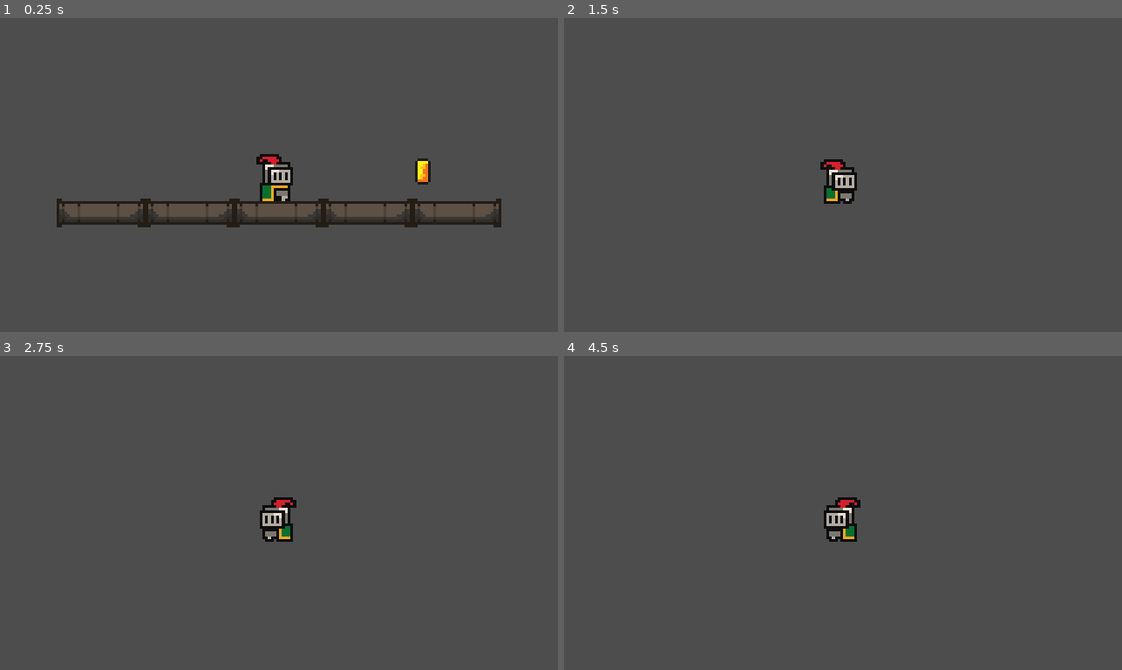
Above: before the commit, frames 1-4 (two rows, left to right).
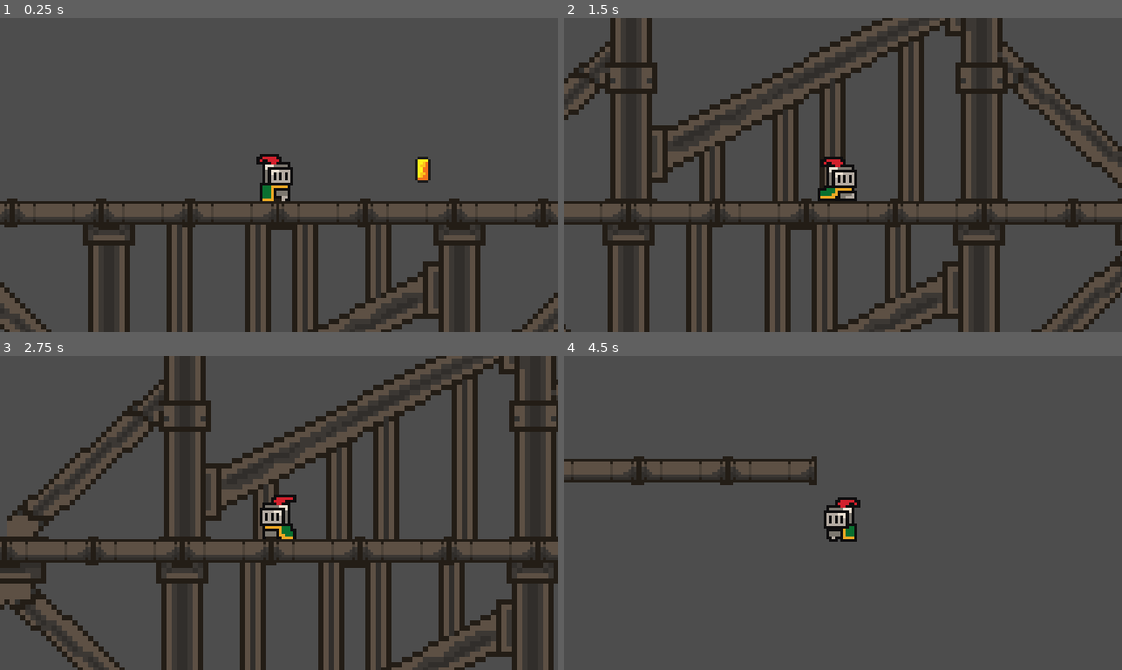
Above: after the commit, the same moments.

Repository: rkywsa/FemboyParty
Game: Godot game, scene res://Graphics/level.tscn
Same seed, same stepped clock (60 frames per second), same inputs: the game is played once before the commit and once after it.
Inputs:
- Up to frame 1 (0.25 s): no input
- Up to frame 2 (1.5 s): tap Enter (ui_accept) at 0.5, 0.77 s; hold Right (ui_right) from 0.53 s (still down)
- Up to frame 3 (2.75 s): tap Enter (ui_accept) at 1.52 s; release Right (ui_right) at 2.03 s; hold Left (ui_left) from 2.03 s (still down)
- Up to frame 4 (4.5 s): release Left (ui_left) at 2.78 s; hold Right (ui_right) 2.78-4.28 s; tap Enter (ui_accept) at 3.02, 3.77 s; hold Left (ui_left) from 4.28 s (still down)

The runs differ from the first frame. In frame 1, 13% of the frame differs, in the area x 0-100%, y 44-100%; in frame 2, 32%; in frame 3, 32%, in the area x 0-100%, y 0-100%; in frame 4, 1.9%.

Commit message:
Map created

Diff:
--- a/Graphics/level.tscn
+++ b/Graphics/level.tscn
@@ -3,6 +3,7 @@
 [ext_resource type="PackedScene" uid="uid://bp7sg0q7nbx2u" path="res://PlayerInteraction/player.tscn" id="1_gcbfm"]
 [ext_resource type="Texture2D" uid="uid://darh6n7n7cskf" path="res://assets/sprites/platforms1.png" id="2_gcbfm"]
 [ext_resource type="PackedScene" uid="uid://6mn14fnkpghg" path="res://GameInteraction/coin.tscn" id="3_x4jqn"]
+[ext_resource type="Texture2D" uid="uid://moyfgbpoghqa" path="res://assets/sprites/pipe_support.png" id="4_ruodb"]
 
 [sub_resource type="TileSetAtlasSource" id="TileSetAtlasSource_gcbfm"]
 texture = ExtResource("2_gcbfm")
@@ -24,7 +25,7 @@
 [node name="Pipes" type="Node2D" parent="." unique_id=137251326]
 
 [node name="Pipe" type="Sprite2D" parent="Pipes" unique_id=2087773064]
-position = Vector2(0, 206)
+position = Vector2(16, 206.5)
 texture = ExtResource("2_gcbfm")
 
 [node name="StaticBody2D" type="StaticBody2D" parent="Pipes/Pipe" unique_id=2025198236]
@@ -33,7 +34,7 @@
 shape = SubResource("RectangleShape2D_4kxuq")
 
 [node name="Pipe2" type="Sprite2D" parent="Pipes" unique_id=789794087]
-position = Vector2(34, 206)
+position = Vector2(50, 206.5)
 texture = ExtResource("2_gcbfm")
 
 [node name="StaticBody2D" type="StaticBody2D" parent="Pipes/Pipe2" unique_id=1964449649]
@@ -42,7 +43,7 @@
 shape = SubResource("RectangleShape2D_4kxuq")
 
 [node name="Pipe3" type="Sprite2D" parent="Pipes" unique_id=387644546]
-position = Vector2(68, 206)
+position = Vector2(84, 206.5)
 texture = ExtResource("2_gcbfm")
 
 [node name="StaticBody2D" type="StaticBody2D" parent="Pipes/Pipe3" unique_id=1298463355]
@@ -50,25 +51,217 @@
 [node name="CollisionShape2D" type="CollisionShape2D" parent="Pipes/Pipe3/StaticBody2D" unique_id=1668593185]
 shape = SubResource("RectangleShape2D_4kxuq")
 
-[node name="Pipe4" type="Sprite2D" parent="Pipes" unique_id=1703554218]
-position = Vector2(-68, 206)
-texture = ExtResource("2_gcbfm")
-
-[node name="StaticBody2D" type="StaticBody2D" parent="Pipes/Pipe4" unique_id=1284872099]
-
-[node name="CollisionShape2D" type="CollisionShape2D" parent="Pipes/Pipe4/StaticBody2D" unique_id=908333508]
-shape = SubResource("RectangleShape2D_4kxuq")
-
-[node name="Pipe5" type="Sprite2D" parent="Pipes" unique_id=1928976725]
-position = Vector2(-34, 206)
-texture = ExtResource("2_gcbfm")
-
-[node name="StaticBody2D" type="StaticBody2D" parent="Pipes/Pipe5" unique_id=830101332]
-
-[node name="CollisionShape2D" type="CollisionShape2D" parent="Pipes/Pipe5/StaticBody2D" unique_id=914843938]
+[node name="Pipe6" type="Sprite2D" parent="Pipes" unique_id=1504773490]
+position = Vector2(118, 206.5)
+texture = ExtResource("2_gcbfm")
+
+[node name="StaticBody2D" type="StaticBody2D" parent="Pipes/Pipe6" unique_id=1730984650]
+
+[node name="CollisionShape2D" type="CollisionShape2D" parent="Pipes/Pipe6/StaticBody2D" unique_id=1485354788]
+shape = SubResource("RectangleShape2D_4kxuq")
+
+[node name="Pipe7" type="Sprite2D" parent="Pipes" unique_id=188427774]
+position = Vector2(152, 206.5)
+texture = ExtResource("2_gcbfm")
+
+[node name="StaticBody2D" type="StaticBody2D" parent="Pipes/Pipe7" unique_id=685407259]
+
+[node name="CollisionShape2D" type="CollisionShape2D" parent="Pipes/Pipe7/StaticBody2D" unique_id=2078911811]
+shape = SubResource("RectangleShape2D_4kxuq")
+
+[node name="Pipe8" type="Sprite2D" parent="Pipes" unique_id=1684065725]
+position = Vector2(186, 206.5)
+texture = ExtResource("2_gcbfm")
+
+[node name="StaticBody2D" type="StaticBody2D" parent="Pipes/Pipe8" unique_id=1899535666]
+
+[node name="CollisionShape2D" type="CollisionShape2D" parent="Pipes/Pipe8/StaticBody2D" unique_id=27086198]
+shape = SubResource("RectangleShape2D_4kxuq")
+
+[node name="Pipe4" type="Sprite2D" parent="Pipes" unique_id=1656823594]
+position = Vector2(-187, 206.5)
+texture = ExtResource("2_gcbfm")
+
+[node name="StaticBody2D" type="StaticBody2D" parent="Pipes/Pipe4" unique_id=1056967318]
+
+[node name="CollisionShape2D" type="CollisionShape2D" parent="Pipes/Pipe4/StaticBody2D" unique_id=2021490711]
+shape = SubResource("RectangleShape2D_4kxuq")
+
+[node name="Pipe5" type="Sprite2D" parent="Pipes" unique_id=368033058]
+position = Vector2(-153, 206.5)
+texture = ExtResource("2_gcbfm")
+
+[node name="StaticBody2D" type="StaticBody2D" parent="Pipes/Pipe5" unique_id=451311343]
+
+[node name="CollisionShape2D" type="CollisionShape2D" parent="Pipes/Pipe5/StaticBody2D" unique_id=1652618097]
+shape = SubResource("RectangleShape2D_4kxuq")
+
+[node name="Pipe9" type="Sprite2D" parent="Pipes" unique_id=1584804114]
+position = Vector2(-119, 206.5)
+texture = ExtResource("2_gcbfm")
+
+[node name="StaticBody2D" type="StaticBody2D" parent="Pipes/Pipe9" unique_id=359230701]
+
+[node name="CollisionShape2D" type="CollisionShape2D" parent="Pipes/Pipe9/StaticBody2D" unique_id=453984340]
+shape = SubResource("RectangleShape2D_4kxuq")
+
+[node name="Pipe10" type="Sprite2D" parent="Pipes" unique_id=1660069279]
+position = Vector2(-85, 206.5)
+texture = ExtResource("2_gcbfm")
+
+[node name="StaticBody2D" type="StaticBody2D" parent="Pipes/Pipe10" unique_id=1250533612]
+
+[node name="CollisionShape2D" type="CollisionShape2D" parent="Pipes/Pipe10/StaticBody2D" unique_id=96144483]
+shape = SubResource("RectangleShape2D_4kxuq")
+
+[node name="Pipe11" type="Sprite2D" parent="Pipes" unique_id=1196324681]
+position = Vector2(-51, 206.5)
+texture = ExtResource("2_gcbfm")
+
+[node name="StaticBody2D" type="StaticBody2D" parent="Pipes/Pipe11" unique_id=1375357333]
+
+[node name="CollisionShape2D" type="CollisionShape2D" parent="Pipes/Pipe11/StaticBody2D" unique_id=113709125]
+shape = SubResource("RectangleShape2D_4kxuq")
+
+[node name="Pipe12" type="Sprite2D" parent="Pipes" unique_id=2112589171]
+position = Vector2(-17, 206.5)
+texture = ExtResource("2_gcbfm")
+
+[node name="StaticBody2D" type="StaticBody2D" parent="Pipes/Pipe12" unique_id=2473638]
+
+[node name="CollisionShape2D" type="CollisionShape2D" parent="Pipes/Pipe12/StaticBody2D" unique_id=432044870]
+shape = SubResource("RectangleShape2D_4kxuq")
+
+[node name="Pipe13" type="Sprite2D" parent="Pipes" unique_id=1913636351]
+position = Vector2(423, 206.5)
+texture = ExtResource("2_gcbfm")
+
+[node name="StaticBody2D" type="StaticBody2D" parent="Pipes/Pipe13" unique_id=665064924]
+
+[node name="CollisionShape2D" type="CollisionShape2D" parent="Pipes/Pipe13/StaticBody2D" unique_id=1122797883]
+shape = SubResource("RectangleShape2D_4kxuq")
+
+[node name="Pipe14" type="Sprite2D" parent="Pipes" unique_id=1311797280]
+position = Vector2(457, 206.5)
+texture = ExtResource("2_gcbfm")
+
+[node name="StaticBody2D" type="StaticBody2D" parent="Pipes/Pipe14" unique_id=1015844225]
+
+[node name="CollisionShape2D" type="CollisionShape2D" parent="Pipes/Pipe14/StaticBody2D" unique_id=1032590844]
+shape = SubResource("RectangleShape2D_4kxuq")
+
+[node name="Pipe15" type="Sprite2D" parent="Pipes" unique_id=1750062199]
+position = Vector2(491, 206.5)
+texture = ExtResource("2_gcbfm")
+
+[node name="StaticBody2D" type="StaticBody2D" parent="Pipes/Pipe15" unique_id=1766284465]
+
+[node name="CollisionShape2D" type="CollisionShape2D" parent="Pipes/Pipe15/StaticBody2D" unique_id=300669441]
+shape = SubResource("RectangleShape2D_4kxuq")
+
+[node name="Pipe16" type="Sprite2D" parent="Pipes" unique_id=2086655214]
+position = Vector2(525, 206.5)
+texture = ExtResource("2_gcbfm")
+
+[node name="StaticBody2D" type="StaticBody2D" parent="Pipes/Pipe16" unique_id=246682451]
+
+[node name="CollisionShape2D" type="CollisionShape2D" parent="Pipes/Pipe16/StaticBody2D" unique_id=903231937]
+shape = SubResource("RectangleShape2D_4kxuq")
+
+[node name="Pipe17" type="Sprite2D" parent="Pipes" unique_id=2072634242]
+position = Vector2(559, 206.5)
+texture = ExtResource("2_gcbfm")
+
+[node name="StaticBody2D" type="StaticBody2D" parent="Pipes/Pipe17" unique_id=114443757]
+
+[node name="CollisionShape2D" type="CollisionShape2D" parent="Pipes/Pipe17/StaticBody2D" unique_id=681232479]
+shape = SubResource("RectangleShape2D_4kxuq")
+
+[node name="Pipe18" type="Sprite2D" parent="Pipes" unique_id=1412416869]
+position = Vector2(593, 206.5)
+texture = ExtResource("2_gcbfm")
+
+[node name="StaticBody2D" type="StaticBody2D" parent="Pipes/Pipe18" unique_id=1469881279]
+
+[node name="CollisionShape2D" type="CollisionShape2D" parent="Pipes/Pipe18/StaticBody2D" unique_id=1443289720]
+shape = SubResource("RectangleShape2D_4kxuq")
+
+[node name="Pipe19" type="Sprite2D" parent="Pipes" unique_id=1091879062]
+position = Vector2(220, 206.5)
+texture = ExtResource("2_gcbfm")
+
+[node name="StaticBody2D" type="StaticBody2D" parent="Pipes/Pipe19" unique_id=1856418470]
+
+[node name="CollisionShape2D" type="CollisionShape2D" parent="Pipes/Pipe19/StaticBody2D" unique_id=2108549315]
+shape = SubResource("RectangleShape2D_4kxuq")
+
+[node name="Pipe20" type="Sprite2D" parent="Pipes" unique_id=1444012197]
+position = Vector2(254, 206.5)
+texture = ExtResource("2_gcbfm")
+
+[node name="StaticBody2D" type="StaticBody2D" parent="Pipes/Pipe20" unique_id=249113597]
+
+[node name="CollisionShape2D" type="CollisionShape2D" parent="Pipes/Pipe20/StaticBody2D" unique_id=1671957342]
+shape = SubResource("RectangleShape2D_4kxuq")
+
+[node name="Pipe21" type="Sprite2D" parent="Pipes" unique_id=1510384924]
+position = Vector2(288, 206.5)
+texture = ExtResource("2_gcbfm")
+
+[node name="StaticBody2D" type="StaticBody2D" parent="Pipes/Pipe21" unique_id=721539296]
+
+[node name="CollisionShape2D" type="CollisionShape2D" parent="Pipes/Pipe21/StaticBody2D" unique_id=556403761]
+shape = SubResource("RectangleShape2D_4kxuq")
+
+[node name="Pipe22" type="Sprite2D" parent="Pipes" unique_id=1750300033]
+position = Vector2(322, 206.5)
+texture = ExtResource("2_gcbfm")
+
+[node name="StaticBody2D" type="StaticBody2D" parent="Pipes/Pipe22" unique_id=1908148789]
+
+[node name="CollisionShape2D" type="CollisionShape2D" parent="Pipes/Pipe22/StaticBody2D" unique_id=942216935]
+shape = SubResource("RectangleShape2D_4kxuq")
+
+[node name="Pipe23" type="Sprite2D" parent="Pipes" unique_id=256697955]
+position = Vector2(356, 206.5)
+texture = ExtResource("2_gcbfm")
+
+[node name="StaticBody2D" type="StaticBody2D" parent="Pipes/Pipe23" unique_id=91542789]
+
+[node name="CollisionShape2D" type="CollisionShape2D" parent="Pipes/Pipe23/StaticBody2D" unique_id=1033841929]
+shape = SubResource("RectangleShape2D_4kxuq")
+
+[node name="Pipe24" type="Sprite2D" parent="Pipes" unique_id=249887085]
+position = Vector2(390, 206.5)
+texture = ExtResource("2_gcbfm")
+
+[node name="StaticBody2D" type="StaticBody2D" parent="Pipes/Pipe24" unique_id=1387648933]
+
+[node name="CollisionShape2D" type="CollisionShape2D" parent="Pipes/Pipe24/StaticBody2D" unique_id=451897706]
 shape = SubResource("RectangleShape2D_4kxuq")
 
 [node name="Coin" parent="." unique_id=635060567 instance=ExtResource("3_x4jqn")]
 position = Vector2(55, 190)
 
+[node name="Foreground" type="Node2D" parent="." unique_id=243273431]
+z_index = -1
+position = Vector2(0, 251)
+
+[node name="PipeSupport" type="Sprite2D" parent="Foreground" unique_id=1043388891]
+position = Vector2(3, 42.000004)
+scale = Vector2(2, 2)
+texture = ExtResource("4_ruodb")
+
+[node name="PipeSupport2" type="Sprite2D" parent="Foreground" unique_id=577963879]
+position = Vector2(270, -124)
+scale = Vector2(2, 2)
+texture = ExtResource("4_ruodb")
+flip_h = true
+flip_v = true
+
+[node name="PipeSupport3" type="Sprite2D" parent="Foreground" unique_id=2065941060]
+position = Vector2(271, 42)
+scale = Vector2(2, 2)
+texture = ExtResource("4_ruodb")
+
 [connection signal="body_entered" from="Coin" to="Coin" method="_on_body_entered"]
Binary file added: assets/sprites/pipe_support.png
Not shown, added: assets/sprites/pipe_support.png.import
